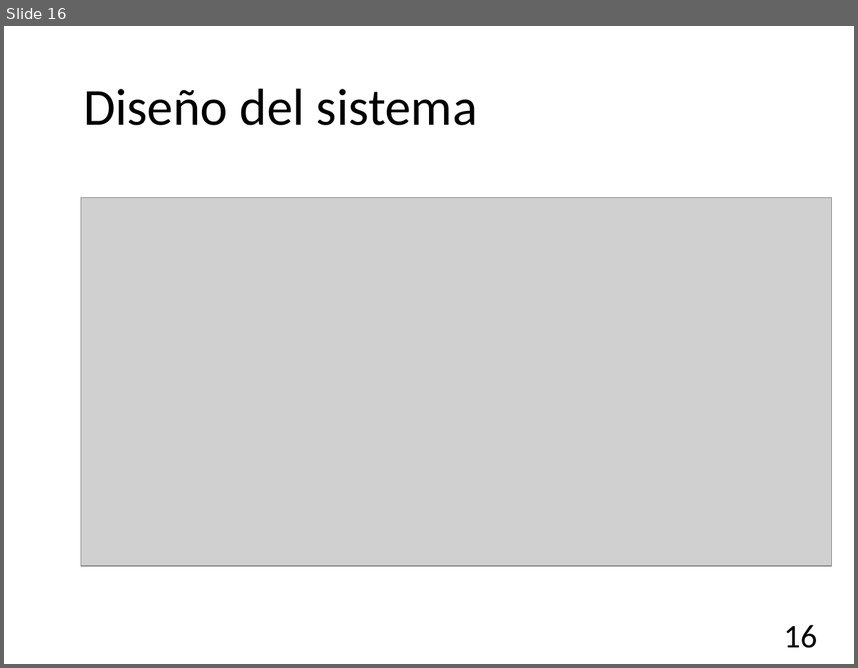
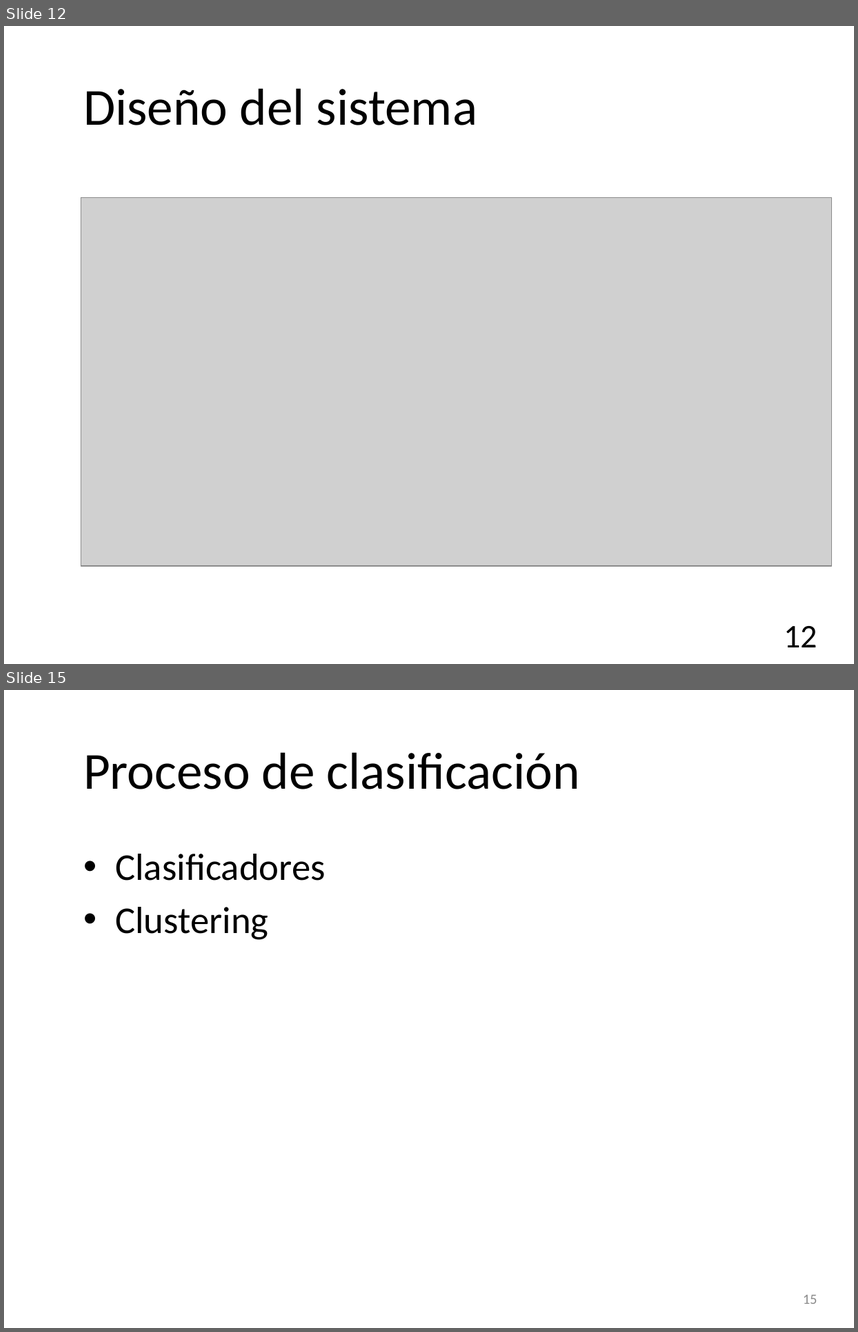
Before and after one commit to garo9521/Trabajo-Terminal, a slide deck: Documento/Presentación.pptx. Shown one above the other, each under a label of ours: slide 16 before the commit, slides 12 and 15 after it; the slides between them are not shown. The pictures are 858x668 and 858x1332 pixels, drawn with LibreOffice and Linux fonts; fonts in the diff are those of the drawing; grey boxes stand for pictures; background and template pictures are left out. Boxes give left, top, right and bottom in pixels: in the first picture for what was removed or moved away, otherwise in the second. Text is boxed around its words. In the diff, an @@ line names an element or a change of style, - is before the commit and + after.

```diff
--- a/Documento/Presentación.pptx
+++ b/Documento/Presentación.pptx
@@ slide 15 added at (4, 690, 854, 1328), background picture (left out) @@
@@ title added at (83, 752, 580, 789), 44 pt, text #000000 @@
+Proceso de clasificación
@@ text added at (115, 854, 326, 940), 32 pt, text #000000 @@
+• Clasificadores
+• Clustering
@@ page number added at (803, 1294, 818, 1303), 12 pt, text #8C8C8C @@
+15
@@ what was slide 16 is now slide 12 @@
@@ page number at (784, 626, 817, 647): text changed @@
-16
+12
```
Also in this commit, not shown: 7 slides changed, 4 other slides added, 3 slides removed.
